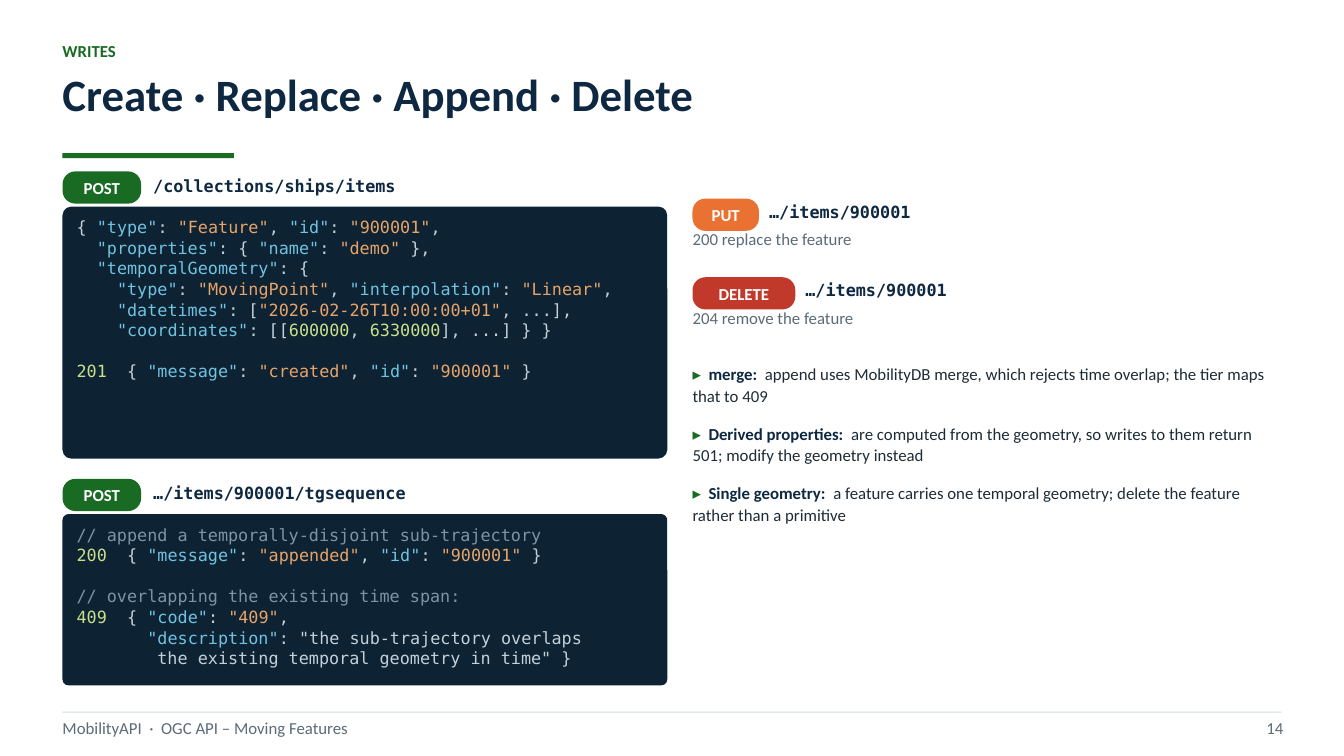
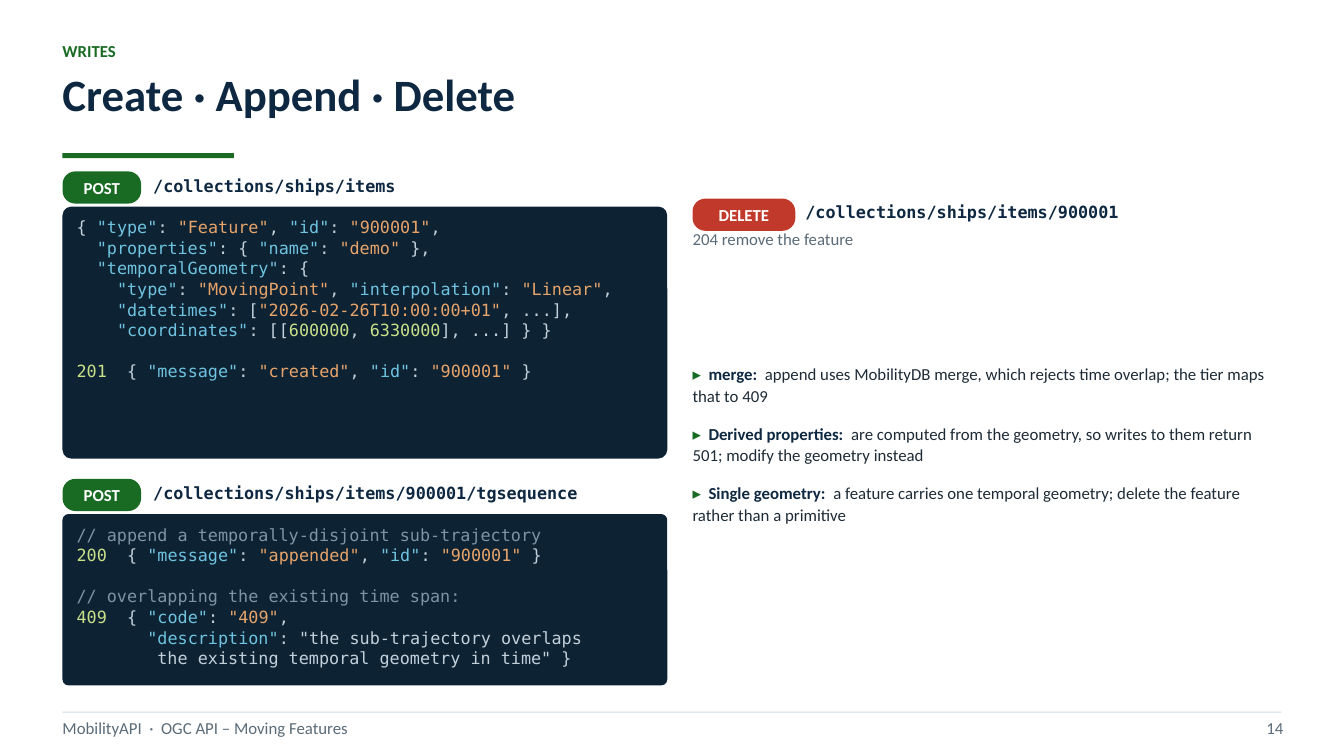
Before and after one commit to MobilityDB/MobilityAPI, a slide deck: slide 17 of MobilityAPIV5.pptx. Drawn at 1344x756 pixels with LibreOffice and Linux fonts; fonts in the diff are those of the drawing. Boxes give left, top, right and bottom in pixels: in the first picture for what was removed or moved away, otherwise in the second. Text is boxed around its words. In the diff, an @@ line names an element or a change of style, - is before the commit and + after.

```diff
--- a/MobilityAPIV5.pptx
+++ b/MobilityAPIV5.pptx
@@ text at box(62, 79, 516, 118): text changed @@
-Create · Replace · Append · Delete
+Create · Append · Delete
@@ rounded rectangle "DELETE": place and size @@
-rounded rectangle "DELETE" at box(693, 277, 796, 310)
+rounded rectangle "DELETE" at box(693, 199, 796, 231)
@@ rounded rectangle removed at box(693, 199, 759, 231) @@
-PUT
@@ text at box(805, 205, 1118, 222): text changed @@
-…/items/900001
+/collections/ships/items/900001
@@ text "204 remove the feature": place and size @@
-text "204 remove the feature" at box(693, 312, 853, 324)
+text "204 remove the feature" at box(693, 233, 853, 245)
@@ text removed at box(693, 233, 851, 248) @@
-200 replace the feature
@@ text removed at box(805, 283, 946, 298) @@
-…/items/900001
@@ text at box(153, 486, 577, 503): text changed @@
-…/items/900001/tgsequence
+/collections/ships/items/900001/tgsequence
```
Also in this commit, not shown: 16 other slides changed, 2 slides added, 1 slide removed, 1 other file.
